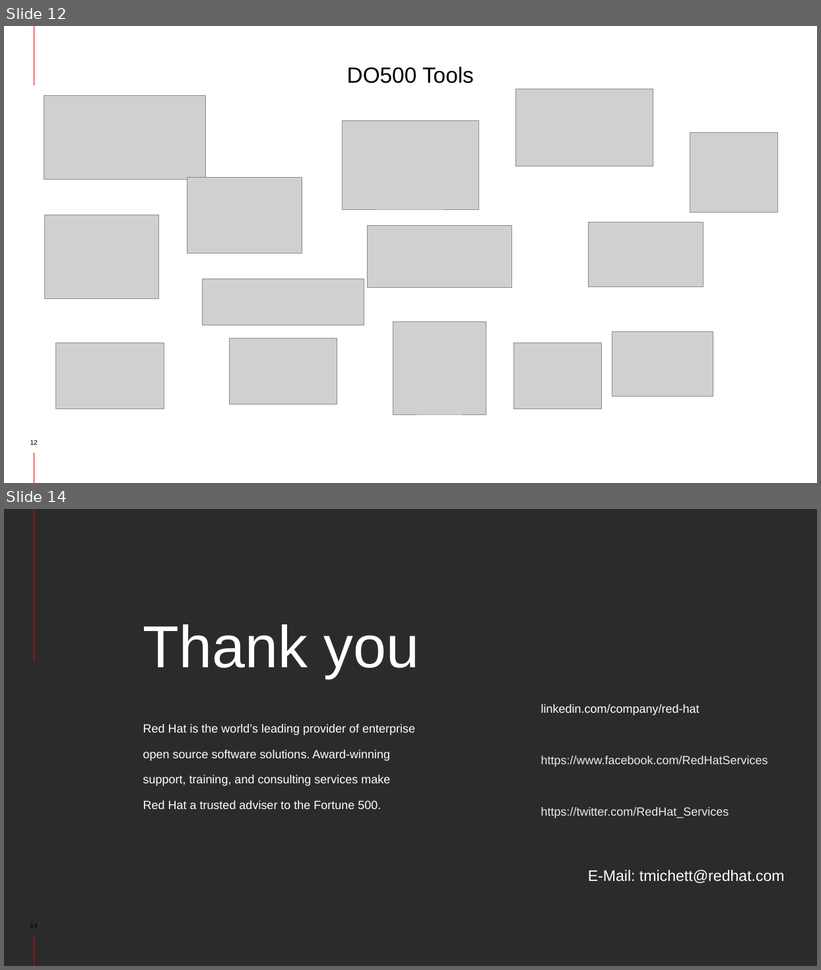
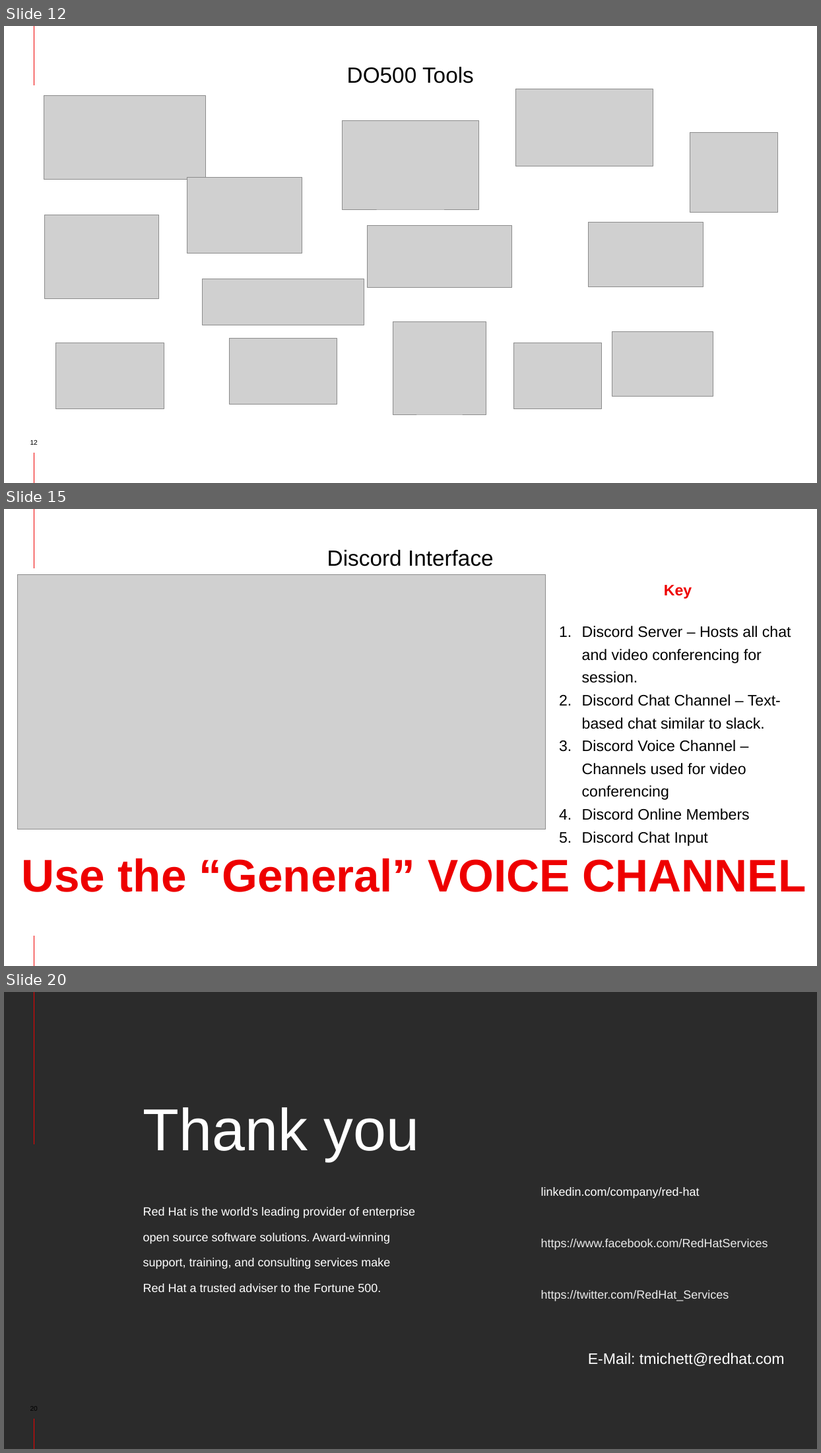
Before and after one commit to tmichett/do500_handouts, a slide deck: DO500VT - Intro.pptx. Shown one above the other, each under a label of ours: slides 12 and 14 before the commit, slides 12, 15 and 20 after it; the slides between them are not shown. The pictures are 821x970 and 821x1453 pixels, drawn with LibreOffice and Linux fonts; fonts in the diff are those of the drawing; grey boxes stand for pictures; background and template pictures are left out; a plain dark background stands for a picture behind light text. Boxes give left, top, right and bottom in pixels: in the first picture for what was removed or moved away, otherwise in the second. Text is boxed around its words. In the diff, an @@ line names an element or a change of style, - is before the commit and + after.

```diff
--- a/DO500VT - Intro.pptx
+++ b/DO500VT - Intro.pptx
@@ slide 15 added at (4,509,817,966), background #FFFFFF; not listed: 2 template elements that a slide beside it also shows @@
@@ title added at (327,549,494,566), 26 pt, text #000000 @@
+Discord Interface
@@ picture added at (17,574,546,829) @@
@@ text added at (664,585,692,599), 18 pt, text #EE0000, bold @@
+Key
@@ text added at (582,626,791,821), 18 pt, text #000000 @@
+1. Discord Server – Hosts all chat and video conferencing for session.
+2. Discord Chat Channel – Text-based chat similar to slack.
+3. Discord Voice Channel – Channels used for video conferencing
+4. Discord Online Members
+5. Discord Chat Input
@@ text added at (21,858,807,892), 54 pt, text #EE0000, bold @@
+Use the “General” VOICE CHANNEL
@@ what was slide 14 is now slide 20 @@
```
Also in this commit, not shown: 2 slides changed, 5 other slides added, 3 other files.
